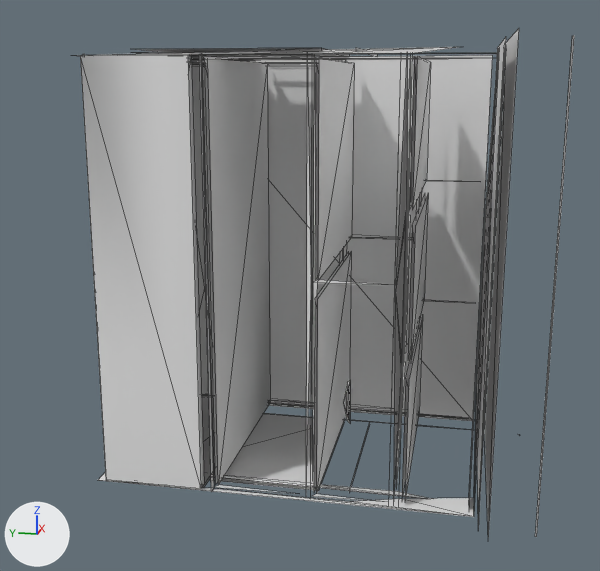
What one commit did to the OBJ model datasets/ModelNet9/dresser/test/dresser_0202.obj.
Both versions are drawn from a 50 mm camera at (-1.745, -0.334, 0.394) aimed at (-0.007, 0.014, -0.04). The lights are fixed; the arrows at lower left show +X, +Y and +Z. Mesh edges are drawn as thin lines. Where no turn or scale is listed for an object, it has been applied to the vertices. Vertices at the same position are counted once.

The scene before the commit, as lines of its bpy script (objects in view):
```python
me_dresser_0202 = bpy.data.meshes.new('dresser_0202')
me_dresser_0202.from_pydata(...)  # 2126 vertices, 219 faces, 2204 loose edges; spans x -0.275..0.303, y -0.5..0.5, z -0.482..0.482
ob_dresser_0202 = bpy.data.objects.new('dresser_0202', me_dresser_0202)
ob_dresser_0202.location = (0.0, 0.0, 0.0)
```
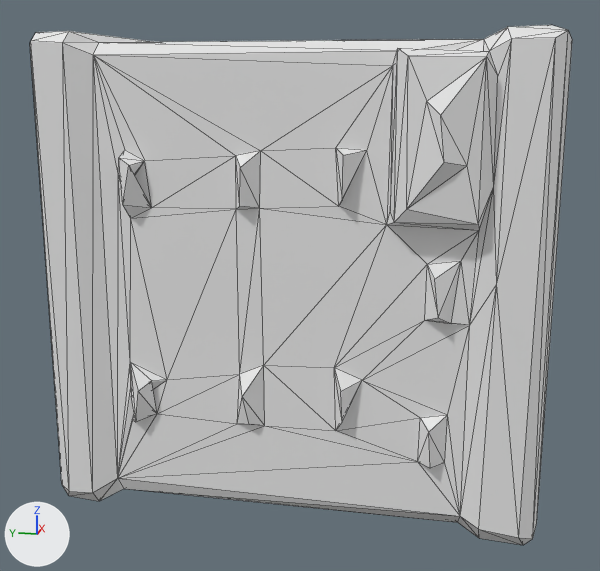
The change, as a diff of the scene's bpy script:
```diff
--- a/datasets/ModelNet9/dresser/test/dresser_0202.obj.py
+++ b/datasets/ModelNet9/dresser/test/dresser_0202.obj.py
@@ me_dresser_0202 @@
 # used by ob_dresser_0202; location = (0.0, 0.0, 0.0)
-me_dresser_0202.from_pydata(...)  # 2126 vertices, 219 faces, 2204 loose edges; spans x -0.275..0.303, y -0.5..0.5, z -0.482..0.482
+me_dresser_0202.from_pydata(...)  # 248 vertices, 500 faces; spans x -0.301..0.313, y -0.5..0.5, z -0.487..0.488
+# me_dresser_0202 part 1: the loose piece of 25 vertices spanning x -0.215..0.224, y -0.379..0.418, z -0.462..0.452 is rebuilt with 248 vertices and now spans x -0.301..0.313, y -0.5..0.5, z -0.487..0.488
+# me_dresser_0202 part 2: 67 loose pieces with 449 vertices, spanning x -0.264..0.303, y -0.5..0.418, z -0.482..0.482, are deleted
+# me_dresser_0202 part 3: 871 vertices removed from x -0.275..-0.091, y -0.5..0.5, z -0.482..0.482
+# me_dresser_0202 part 4: 777 vertices removed from x 0.159..0.303, y -0.5..0.5, z -0.482..0.482
```

What differs and where, as boxes [x1, y1, x2, y2] in the pictures (600 x 571 px):
'dresser_0202', reshaped: before [75, 28, 574, 538]; after [30, 25, 572, 545]
part 1 of me_dresser_0202, rebuilt (35% wider, 13% taller): before [98, 57, 499, 517]; after [30, 25, 572, 545]
part 2 of me_dresser_0202, deleted: before [75, 28, 574, 538]
part 3 of me_dresser_0202, deleted: before [394, 65, 410, 496]
part 4 of me_dresser_0202, deleted: before [202, 194, 421, 396]
